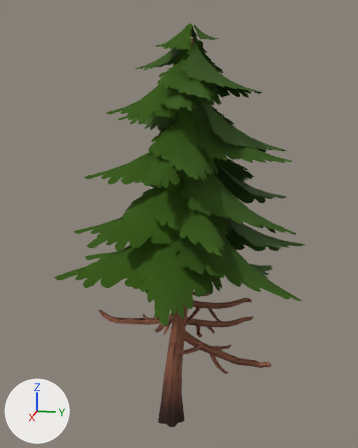
A saved change to the glTF model public/assets/models/tree-pine.glb.
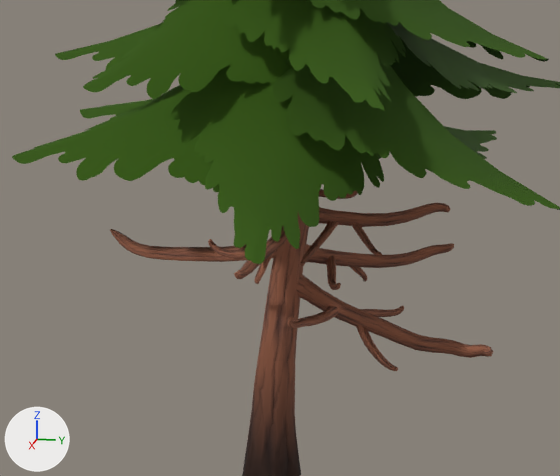
The first picture shows the older version from a 50 mm lens placed at (8.38, 1.84, 5.81), pointed at (-0.03, 0.15, 3.7). The close-ups show the older and then the newer version on the part from 14% to 84% of the width and 46% to 94% of the height of that picture. Only the edits that show in the close-ups are written down. Lighting does not change. The marker at lower left points along +X, +Y and +Z. Where no turn or scale is listed for an object, it has been applied to the vertices. Vertices at exactly the same position are counted once.

The scene before the commit, as lines of its bpy script (objects in view):
```python
me_tree_028 = bpy.data.meshes.new('tree.028')
me_tree_028.from_pydata(...)  # 2350 vertices, 3947 faces; spans x -2.47..2.47, y -2.27..2.27, z -3.66..3.66
# faces by material slot: [3177, 770]
me_tree_028.materials.append(mat_bark_normaltree)
me_tree_028.materials.append(mat_leaves_pine)
ob_pine_1 = bpy.data.objects.new('Pine_1', me_tree_028)
ob_pine_1.location = (0.02, 0.21, 3.42)
```
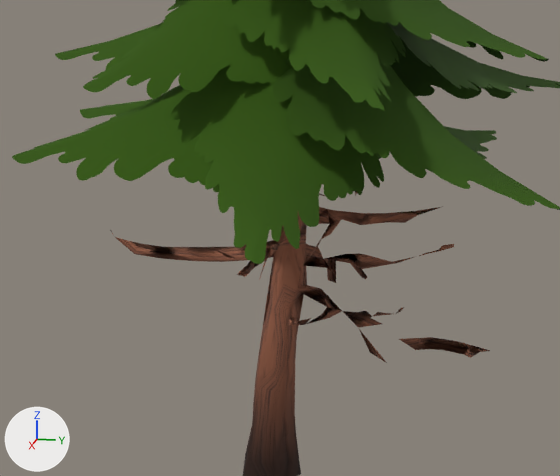
The change, as a diff of the scene's bpy script:
```diff
--- a/public/assets/models/tree-pine.glb.py
+++ b/public/assets/models/tree-pine.glb.py
@@ me_tree_028 @@
 # used by ob_pine_1; location = (0.02, 0.21, 3.42)
-me_tree_028.from_pydata(...)  # 2350 vertices, 3947 faces; spans x -2.47..2.47, y -2.27..2.27, z -3.66..3.66
+me_tree_028.from_pydata(...)  # 939 vertices, 1220 faces; spans x -2.47..2.47, y -2.27..2.27, z -3.66..3.66
+# me_tree_028 part 1: 1411 vertices removed from x -1.12..1.31, y -1.54..1.67, z -3.66..3.4
 me_tree_028.materials.append(mat_bark_normaltree)
```

Location of each change, (x1, y1, x2, y2) in pixels of the close-ups (560 x 476 px):
part 1 of me_tree_028, deleted (brown): before (110, 189, 493, 476)
